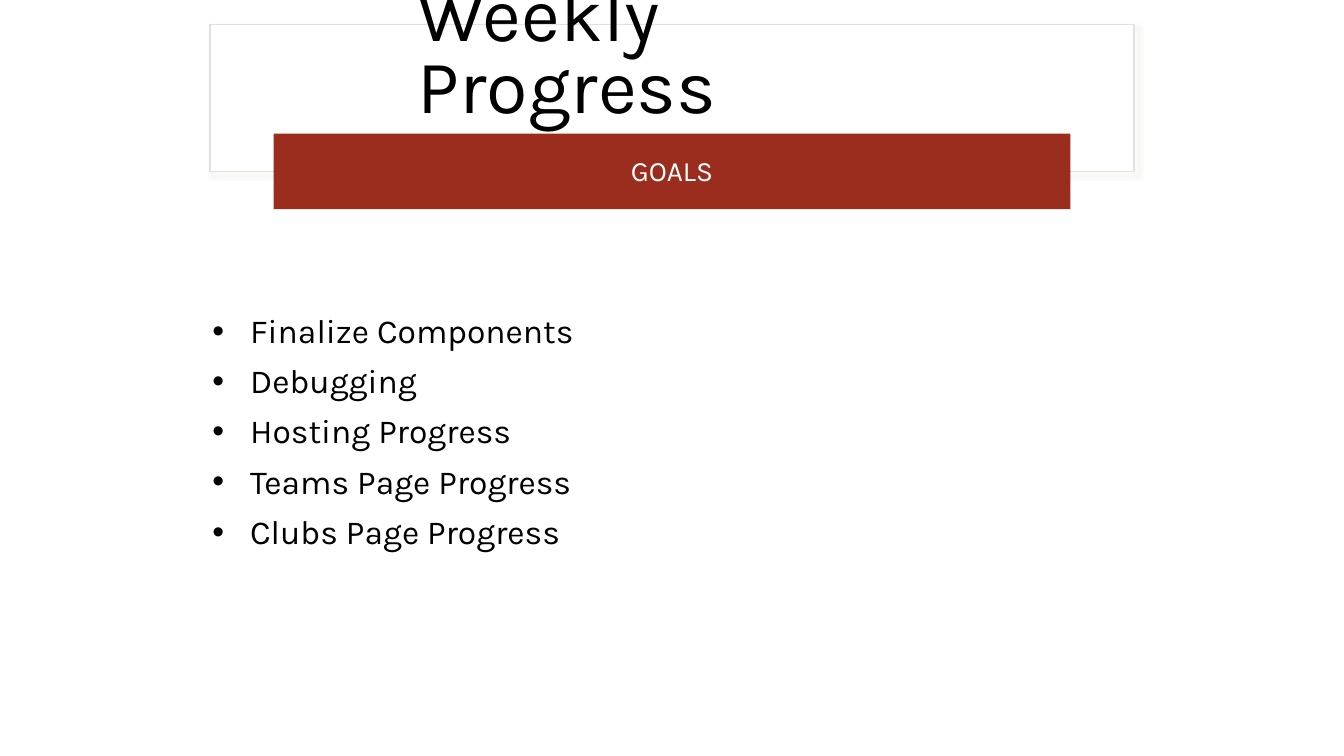
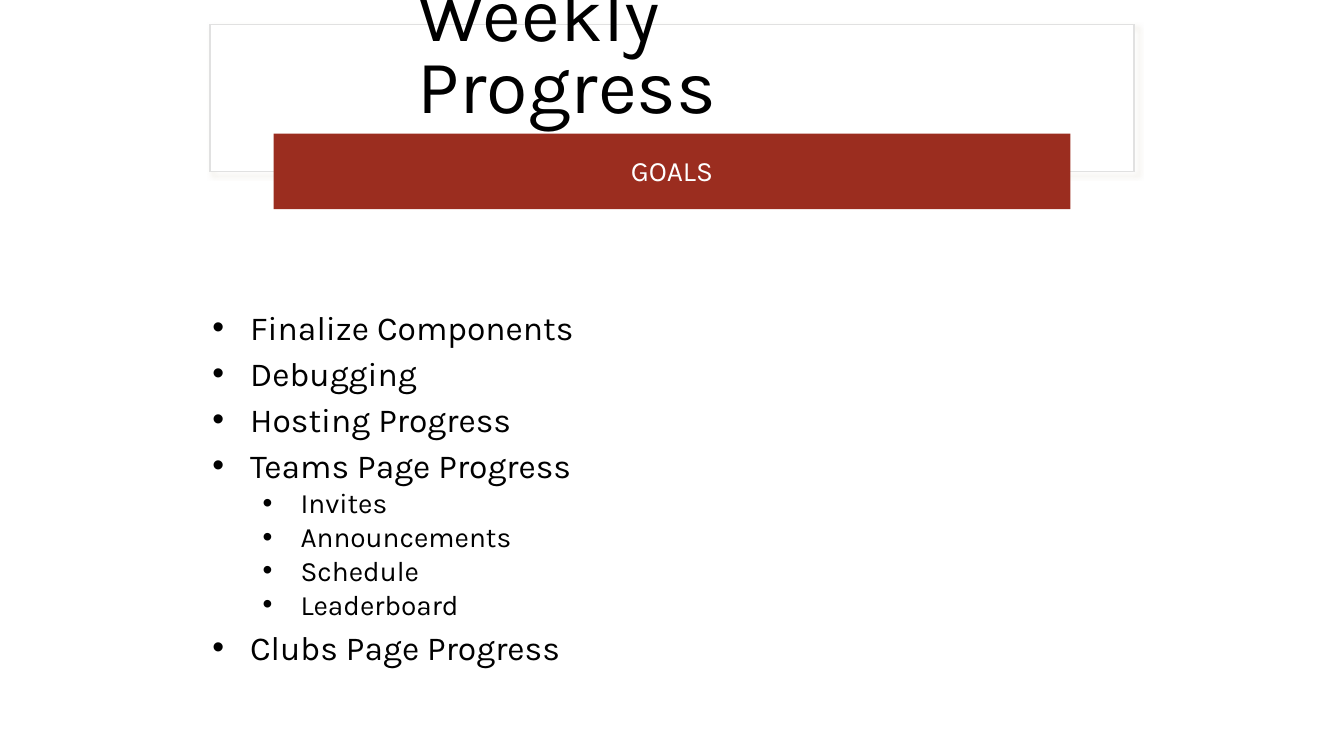
Before and after one commit to jjdeuce06/VulcanActivityTracker, a slide deck: slide 3 of Documentation/Weekly Report/week12/CMSC-4920-Week12-Group2.pptx. Drawn at 1344x756 pixels with LibreOffice and Linux fonts; fonts in the diff are those of the drawing. Boxes give left, top, right and bottom in pixels: in the first picture for what was removed or moved away, otherwise in the second. Text is boxed around its words. In the diff, an @@ line names an element or a change of style, - is before the commit and + after.

```diff
--- a/Documentation/Weekly Report/week12/CMSC-4920-Week12-Group2.pptx
+++ b/Documentation/Weekly Report/week12/CMSC-4920-Week12-Group2.pptx
@@ text at box(250, 317, 573, 669): line spacing 0.9 to 0.8 @@
@@ text at box(301, 493, 512, 616): paragraphs added @@
+  • Invites
+  • Announcements
+  • Schedule
+  • Leaderboard
```
Also in this commit, not shown: 1 other slide changed, 1 slide added, 1 other file.
